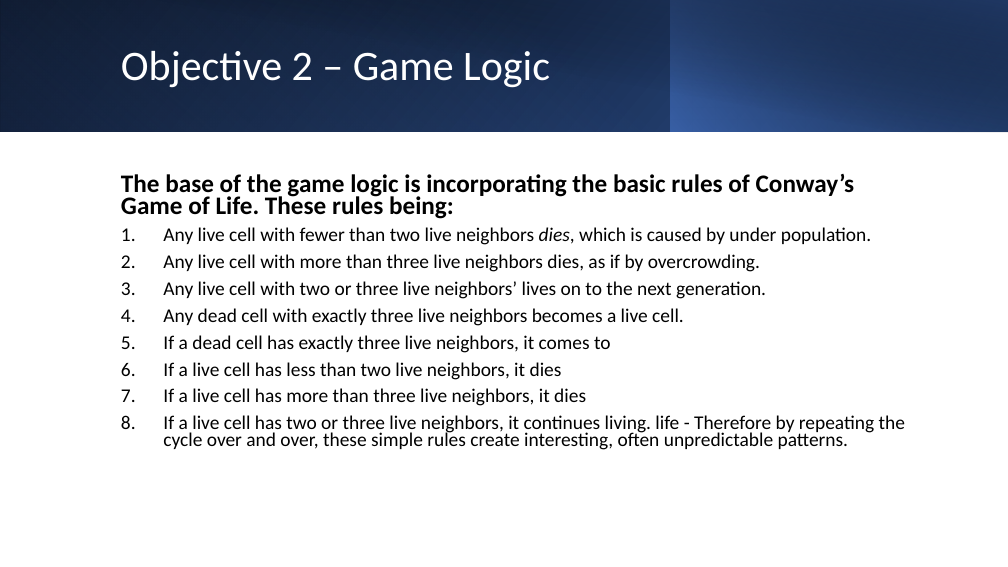
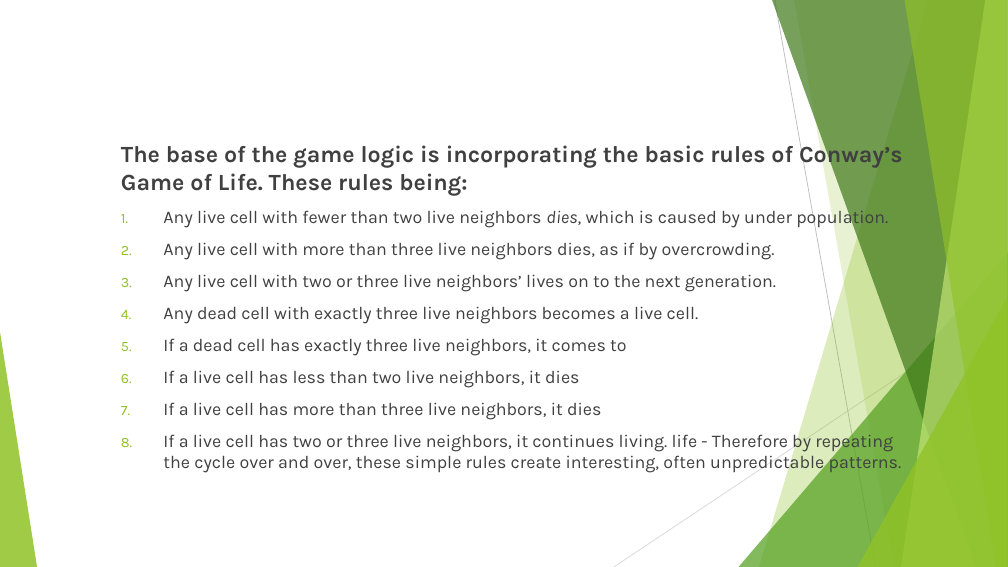
Before and after one commit to WebProgrammingTeam3/Project3, a slide deck: slide 4 of Project3.pptx (slide 8 before the commit). Drawn at 1008x567 pixels with LibreOffice and Linux fonts; fonts in the diff are those of the drawing. Boxes give left, top, right and bottom in pixels: in the first picture for what was removed or moved away, otherwise in the second. Text is boxed around its words. In the diff, an @@ line names an element or a change of style, - is before the commit and + after.

```diff
--- a/Project3.pptx
+++ b/Project3.pptx
@@ rectangle removed at (0, 0, 1008, 132) @@
@@ rectangle removed at (0, 0, 671, 132) @@
@@ rectangle removed at (38, 0, 1008, 132) @@
@@ rectangle removed at (671, 0, 1008, 132) @@
@@ title removed at (121, 51, 550, 88) @@
-Objective 2 – Game Logic
@@ text "The base of the game ..." at (121, 142, 903, 473): size 24.1 to 22.1 pt in "The base of the game logic is ..."; font Calibri to Karla, text colour #000000 to #404040; size 18.5 to 17 pt in "Any live cell with fewer than two ...", "Any live cell with more than three ...", "Any live cell with two or three ...", "Any dead cell with exactly three live ..." and 4 more places; line spacing 0.7 to 1 @@
@@ group added at (0, 0, 1008, 567): 5 freeform shapes, 3 triangles, 2 lines @@
```
Also in this commit, not shown: 11 other slides changed, 4 slides added, 1 slide removed.
